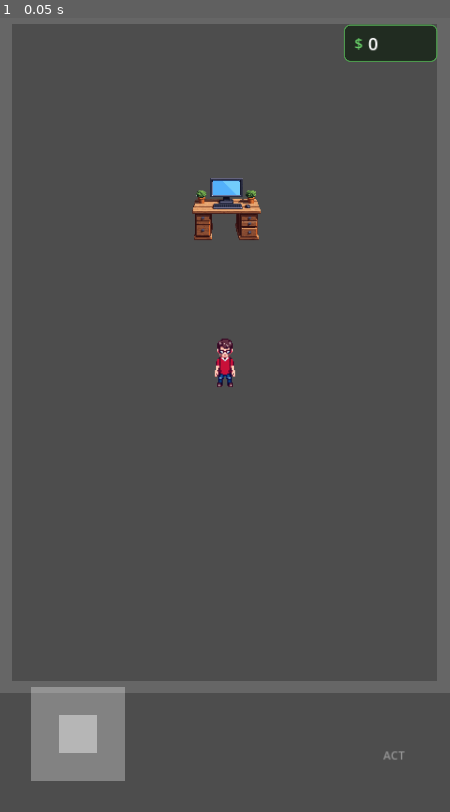
Above: before the commit, frame 1.
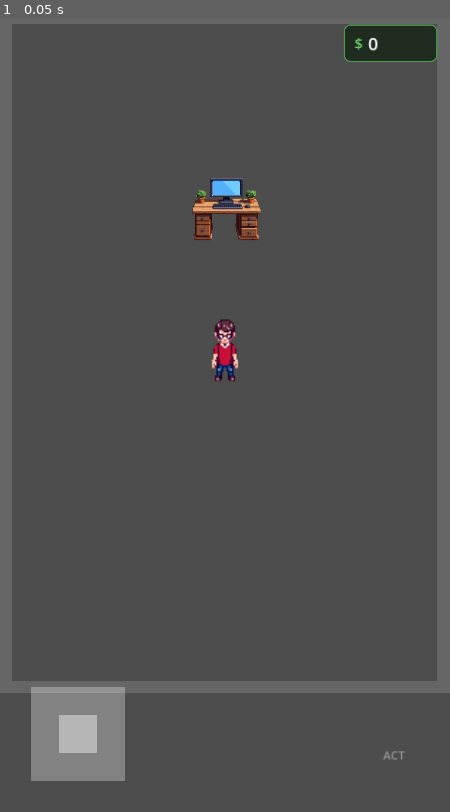
Above: after the commit, the same moment.

Repository: krlz-dev/flame
Game: Godot game, scene res://main.tscn
Same seed, same stepped clock (60 frames per second), same inputs: the game is played once before the commit and once after it.
Inputs:
- Up to frame 1 (0.05 s): no input

The runs differ from the first frame. In frame 1, 0.4% of the frame differs, in the area x 47-53%, y 37-47%.

Commit message:
Increase character scale to 2.3x for better proportion with desk
🤖 Generated with [Claude Code](https://claude.com/claude-code)

Co-Authored-By: Claude Opus 4.5 <noreply@anthropic.com>

Diff:
--- a/entities/entity_factory.gd
+++ b/entities/entity_factory.gd
@@ -48,8 +48,8 @@
 	var animated_sprite = AnimatedSprite2D.new()
 	animated_sprite.name = "AnimatedSprite2D"
 	animated_sprite.sprite_frames = _create_sprite_frames()
-	animated_sprite.scale = Vector2(1.8, 1.8)  # Scale up character
-	animated_sprite.offset = Vector2(0, -20)  # Offset so feet align with position
+	animated_sprite.scale = Vector2(2.3, 2.3)  # Taller character
+	animated_sprite.offset = Vector2(0, -24)  # Offset so feet align with position
 	animated_sprite.play("idle_south")
 	entity.add_child(animated_sprite)
 
